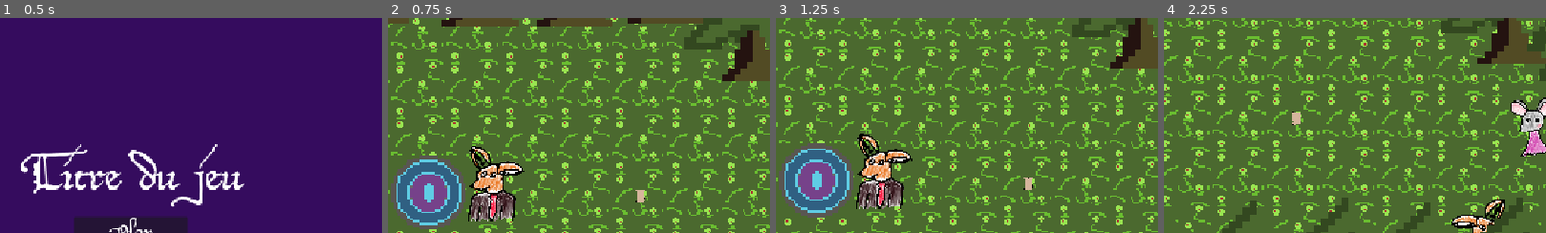
Above: before the commit, frames 1-4 (left to right).
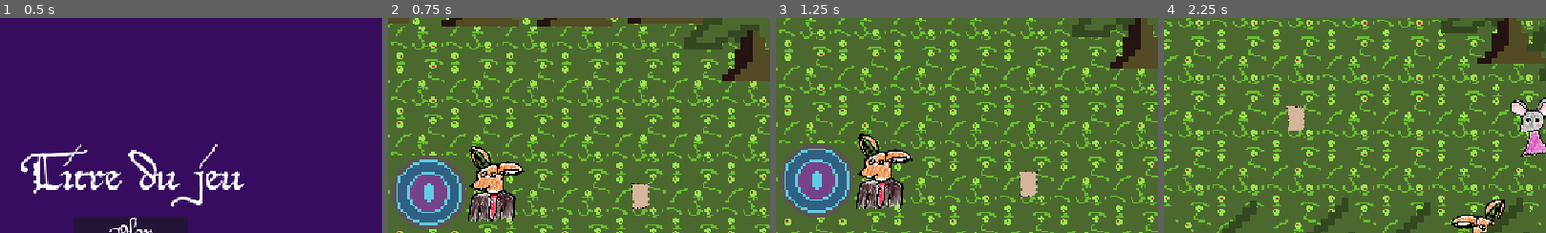
Above: after the commit, the same moments.

Repository: ygrecky/GameJam1
Game: Godot game, scene res://scenes/game_controller.tscn
The game is run twice, just before and just after one commit, with the same random seed, the same clock (stepped at 60 frames per second) and the same inputs.
Inputs (mouse positions are % of the whole screen's width and height, from its top left):
- Up to frame 1 (0.5 s): no input
- Up to frame 2 (0.75 s): click (50, 63) at 0.5 s
- Up to frame 3 (1.25 s): no input
- Up to frame 4 (2.25 s): hold Right (right) 1.28-2.03 s; hold 1 (Slot 1) 1.28-2.03 s; hold Down (down) from 2.03 s (still down); tap 2 (Slot 2) at 2.1 s
The pictures show only the part of the screen within x 33-83%, y 12-62%; the shares and areas given below are measured in that part.

Frame 1 is identical in both runs. In frame 2, 0.4% of the frame differs, in the area x 63-69%, y 76-89%; in frame 3, 0.4%, in the area x 63-69%, y 71-84%; in frame 4, 0.4%.

Commit message:
Update Forêt.tscn

Diff:
--- a/scenes/Levels/Forêt.tscn
+++ b/scenes/Levels/Forêt.tscn
@@ -40,7 +40,7 @@
 
 [node name="FeuillePapier" parent="." unique_id=1749185933 instance=ExtResource("4_lowvy")]
 position = Vector2(377, 4)
-scale = Vector2(0.03, 0.03)
+scale = Vector2(0.06, 0.06)
 
 [node name="Sol" parent="." unique_id=1363791764 instance=ExtResource("5_lowvy")]
 z_index = -1
